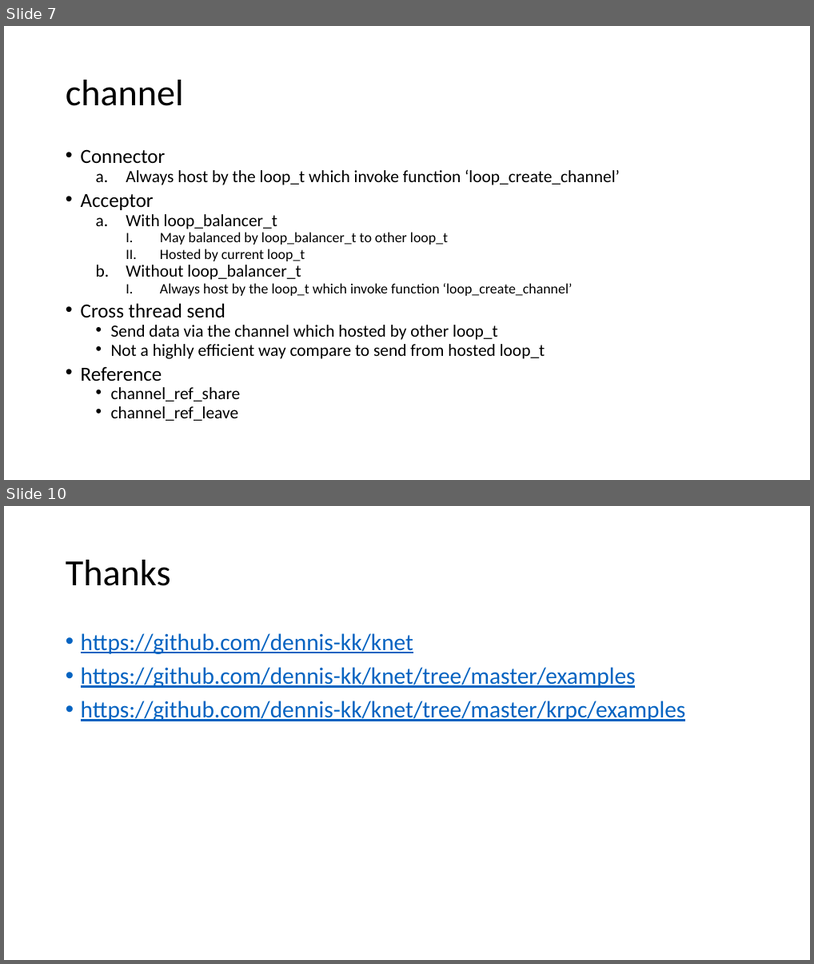
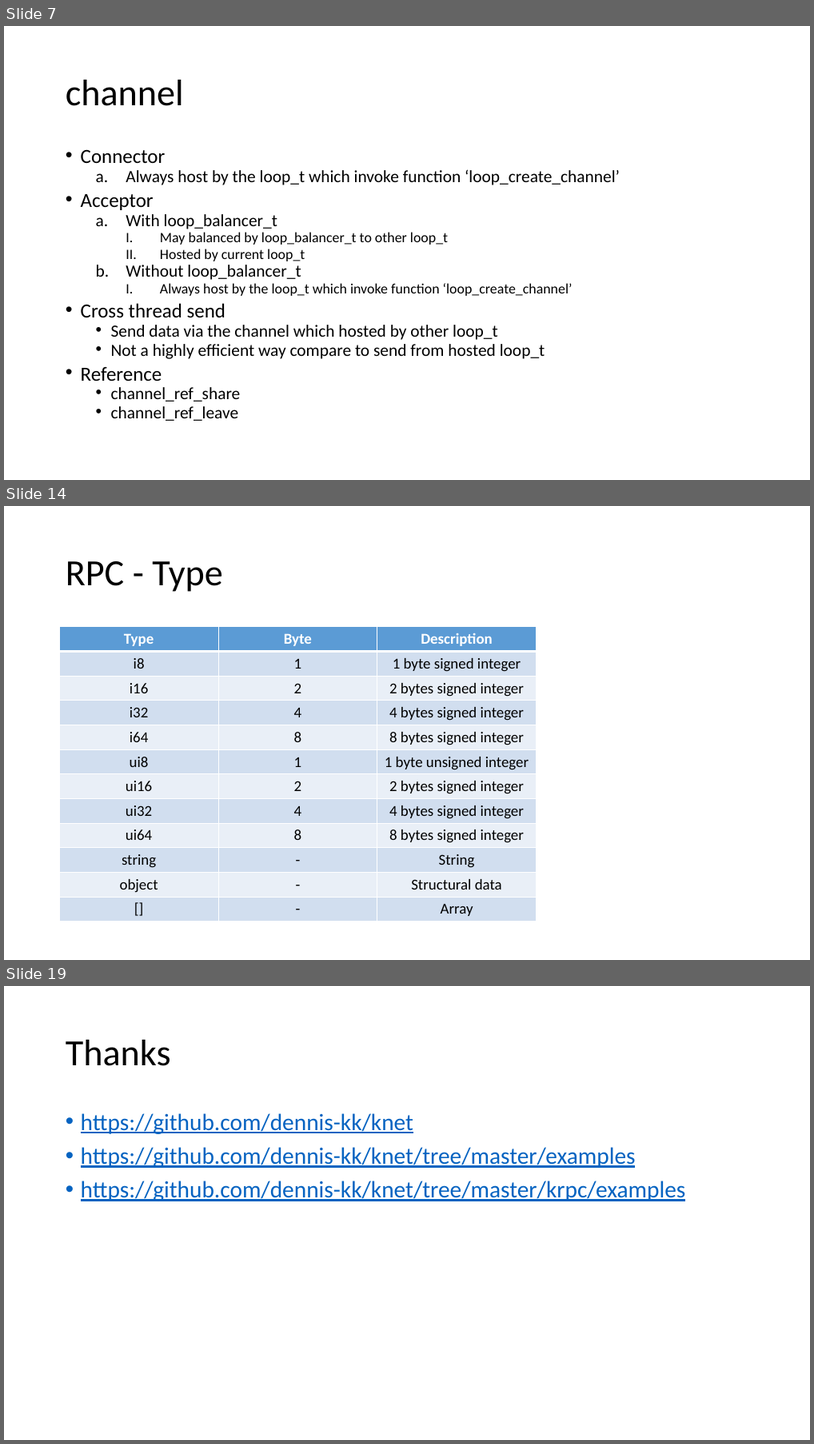
Before and after one commit to dennis-kk/knet, a slide deck: doc/knet.pptx. Shown one above the other, each under a label of ours: slides 7 and 10 before the commit, slides 7, 14 and 19 after it; the slides between them are not shown. The pictures are 814x964 and 814x1444 pixels, drawn with LibreOffice and Linux fonts; fonts in the diff are those of the drawing. Boxes give left, top, right and bottom in pixels: in the first picture for what was removed or moved away, otherwise in the second. Text is boxed around its words. In the diff, an @@ line names an element or a change of style, - is before the commit and + after.

```diff
--- a/doc/knet.pptx
+++ b/doc/knet.pptx
@@ slide 14 added at (4, 506, 810, 960), background #FFFFFF @@
@@ title added at (66, 561, 223, 592), 44 pt, text #000000 @@
+RPC - Type
@@ table added at (60, 627, 537, 922), 12 rows, 3 columns @@
+Type | Byte | Description
+i8 | 1 | 1 byte signed integer
+i16 | 2 | 2 bytes signed integer
+i32 | 4 | 4 bytes signed integer
+i64 | 8 | 8 bytes signed integer
+ui8 | 1 | 1 byte unsigned integer
+ui16 | 2 | 2 bytes signed integer
+ui32 | 4 | 4 bytes signed integer
+ui64 | 8 | 8 bytes signed integer
+string | - | String
+object | - | Structural data
+[] | - | Array
@@ what was slide 10 is now slide 19 @@
```
Also in this commit, not shown: 2 slides changed, 8 other slides added, 2 other files.
